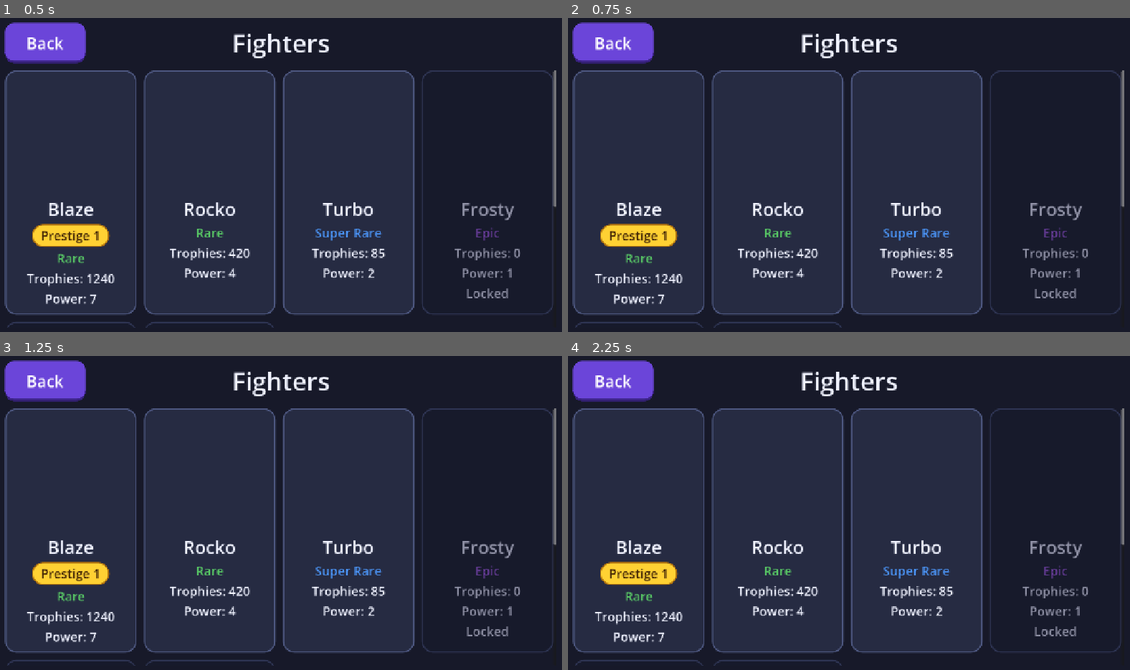
Above: before the commit, frames 1-4 (two rows, left to right).
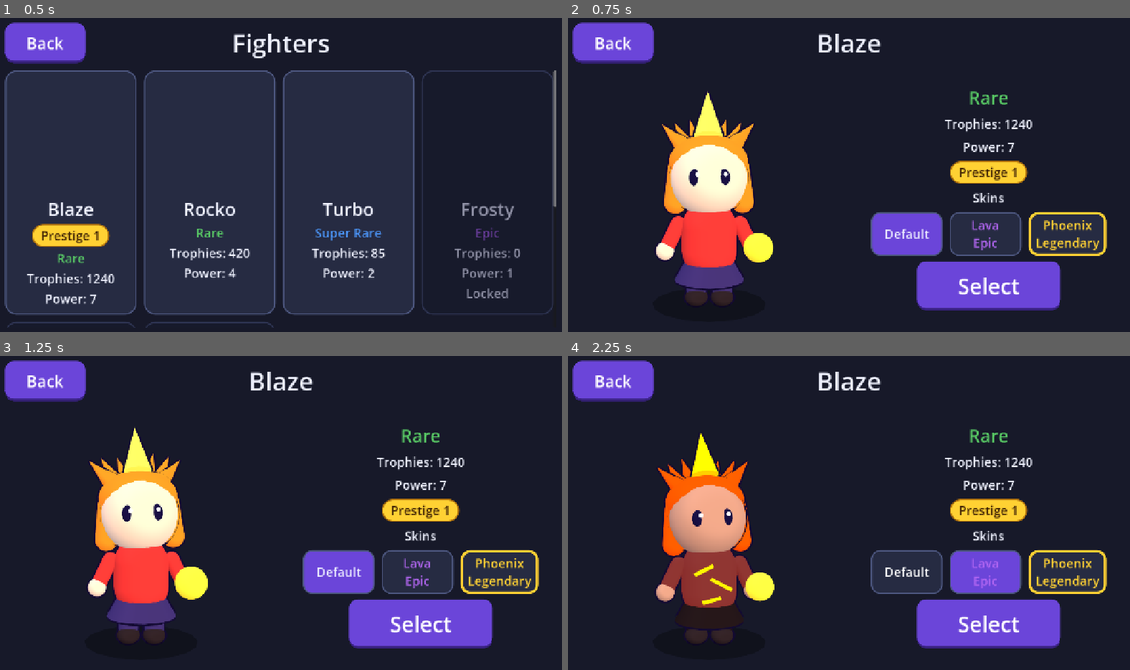
Above: after the commit, the same moments.

Repository: martinnordio/hack_star
Game: Godot game, scene res://scenes/fighter_list.tscn
Two runs of this game, one before a commit and one after it. Both use one fixed random seed, a clock stepped at 60 frames per second and the inputs below. This scene is started directly instead of the project's main scene.
Inputs (mouse positions are in pixels of both pictures, inside the frame that each line leads up to):
- Up to frame 1 (0.5 s): no input
- Up to frame 2 (0.75 s): click (641, 193) at 0.52 s
- Up to frame 3 (1.25 s): no input
- Up to frame 4 (2.25 s): click (905, 572) at 1.25 s, where only the run after the commit has a clickable "Default"; click (983, 572) at 2 s, where only the run after the commit has a clickable "Lava Epic"

Frame 1 is identical in both runs. In frame 2, 61% of the frame differs, in the area x 0-99%, y 5-99%; in frame 3, 60%; in frame 4, 60%.

Commit message:
Step 8: Fighter screen with skins and Select (#28)
Co-authored-by: Copilot <223556219+Copilot@users.noreply.github.com>

Diff:
--- a/hack_star_godot/scenes/autoload/game_state.gd
+++ b/hack_star_godot/scenes/autoload/game_state.gd
@@ -9,6 +9,8 @@
 var credits: int = 0
 var selected_fighter: String = ""
 var selected_skins: Dictionary[String, String] = {}
+## The fighter the fighter screen shows (set by the list before it opens the screen).
+var viewed_fighter: String = ""
 var entrance_played: bool = false
 ## The fighter pictures of the list, rendered once per game start (see `FighterPictures`).
 var pictures: Dictionary[String, Texture2D] = {}
@@ -25,6 +27,7 @@
 	unlocked = Fighters.start_unlocked()
 	credits = SampleProgress.CREDITS
 	selected_fighter = SampleProgress.SELECTED_FIGHTER
+	viewed_fighter = selected_fighter
 	selected_skins = {}
 	for fighter_id: String in Fighters.ids():
 		selected_skins[fighter_id] = Fighters.DEFAULT_SKIN
--- a/hack_star_godot/scenes/autoload/screens.gd
+++ b/hack_star_godot/scenes/autoload/screens.gd
@@ -5,6 +5,7 @@
 const HOME: String = "res://scenes/home.tscn"
 const ARENA: String = "res://scenes/arena.tscn"
 const FIGHTERS: String = "res://scenes/fighter_list.tscn"
+const FIGHTER: String = "res://scenes/fighter_screen.tscn"
 
 
 func go_to(path: String) -> Error:
--- a/hack_star_godot/scenes/fighter_list.gd
+++ b/hack_star_godot/scenes/fighter_list.gd
@@ -16,6 +16,7 @@
 		card.size_flags_horizontal = Control.SIZE_EXPAND_FILL
 		_grid.add_child(card)
 		card.setup(fighter_id)
+		card.opened.connect(_on_card_opened)
 	_scroll.resized.connect(_update_columns)
 	_update_columns()
 	await FighterPictures.ensure(self)
@@ -34,3 +35,8 @@
 # As many columns as fit the width, at least one.
 func _update_columns() -> void:
 	_grid.columns = maxi(1, int(_scroll.size.x / CARD_WIDTH))
+
+
+func _on_card_opened(fighter_id: String) -> void:
+	GameState.viewed_fighter = fighter_id
+	Screens.go_to(Screens.FIGHTER)
--- /dev/null
+++ b/hack_star_godot/scenes/fighter_screen.gd
@@ -0,0 +1,67 @@
+extends Control
+## The fighter screen: the fighter in 3D, its rarity, trophies, power level and Prestige, and one
+## button per skin that previews it. **Select** makes an unlocked fighter and the previewed skin
+## the home fighter; for a locked fighter it is disabled. The fighter comes from
+## `GameState.viewed_fighter`.
+
+const SKIN_BUTTON: PackedScene = preload("res://scenes/ui/skin_button.tscn")
+
+var _fighter_id: String = ""
+var _skin_id: String = ""
+
+@onready var _title: Label = $Margin/Column/Header/Title
+@onready var _body: BoxContainer = $Margin/Column/Body
+@onready var _stage: FighterStage = $Margin/Column/Body/FighterStage
+@onready var _details: Control = $Margin/Column/Body/Details
+@onready var _rarity_label: Label = $Margin/Column/Body/Details/RarityLabel
+@onready var _trophies_label: Label = $Margin/Column/Body/Details/TrophiesLabel
+@onready var _power_label: Label = $Margin/Column/Body/Details/PowerLabel
+@onready var _badge: PrestigeBadge = $Margin/Column/Body/Details/PrestigeBadge
+@onready var _skin_row: Container = $Margin/Column/Body/Details/SkinRow
+@onready var _select_button: Button = $Margin/Column/Body/Details/SelectButton
+
+
+func _ready() -> void:
+	_fighter_id = GameState.viewed_fighter
+	_skin_id = GameState.selected_skins[_fighter_id]
+	var fighter: Dictionary = Fighters.get_fighter(_fighter_id)
+	_title.text = fighter["name"]
+	_rarity_label.text = fighter["rarity"]
+	_rarity_label.add_theme_color_override("font_color", Rarity.color(fighter["rarity"]))
+	_trophies_label.text = "Trophies: %d" % GameState.trophies[_fighter_id]
+	_power_label.text = "Power: %d" % GameState.power_levels[_fighter_id]
+	_badge.show_for_trophies(GameState.trophies[_fighter_id])
+	_build_skin_buttons(fighter["skins"])
+	_stage.show_fighter(_fighter_id, _skin_id)
+	var unlocked: bool = GameState.is_unlocked(_fighter_id)
+	_select_button.disabled = not unlocked
+	_select_button.text = "Select" if unlocked else "Locked"
+	_select_button.pressed.connect(_on_select_pressed)
+	resized.connect(_arrange)
+	_arrange()
+
+
+# Wide: the fighter on the left, the details on the right. Tall: one column.
+func _arrange() -> void:
+	_body.vertical = size.x <= size.y
+
+
+func _build_skin_buttons(skins: Array) -> void:
+	var group: ButtonGroup = ButtonGroup.new()
+	for skin: Dictionary in skins:
+		var button: SkinButton = SKIN_BUTTON.instantiate()
+		button.name = String(skin["id"]).capitalize().replace(" ", "")
+		_skin_row.add_child(button)
+		button.setup(skin, group)
+		button.button_pressed = skin["id"] == _skin_id
+		button.pressed.connect(_on_skin_pressed.bind(skin["id"]))
+
+
+func _on_skin_pressed(skin_id: String) -> void:
+	_skin_id = skin_id
+	_stage.show_fighter(_fighter_id, _skin_id)
+
+
+func _on_select_pressed() -> void:
+	if GameState.select(_fighter_id, _skin_id):
+		Screens.go_home()
--- /dev/null
+++ b/hack_star_godot/scenes/fighter_screen.tscn
@@ -0,0 +1,112 @@
+[gd_scene format=3]
+
+[ext_resource type="Script" path="res://scenes/fighter_screen.gd" id="1_screen"]
+[ext_resource type="PackedScene" path="res://scenes/ui/back_button.tscn" id="2_back"]
+[ext_resource type="PackedScene" path="res://scenes/ui/fighter_stage.tscn" id="3_stage"]
+[ext_resource type="PackedScene" path="res://scenes/ui/prestige_badge.tscn" id="4_badge"]
+
+[node name="FighterScreen" type="Control"]
+layout_mode = 3
+anchors_preset = 15
+anchor_right = 1.0
+anchor_bottom = 1.0
+grow_horizontal = 2
+grow_vertical = 2
+script = ExtResource("1_screen")
+
+[node name="Background" type="Panel" parent="."]
+layout_mode = 1
+anchors_preset = 15
+anchor_right = 1.0
+anchor_bottom = 1.0
+grow_horizontal = 2
+grow_vertical = 2
+theme_type_variation = &"BackgroundPanel"
+
+[node name="Margin" type="MarginContainer" parent="."]
+layout_mode = 1
+anchors_preset = 15
+anchor_right = 1.0
+anchor_bottom = 1.0
+grow_horizontal = 2
+grow_vertical = 2
+theme_override_constants/margin_left = 24
+theme_override_constants/margin_top = 24
+theme_override_constants/margin_right = 24
+theme_override_constants/margin_bottom = 16
+
+[node name="Column" type="VBoxContainer" parent="Margin"]
+layout_mode = 2
+theme_override_constants/separation = 12
+
+[node name="Header" type="HBoxContainer" parent="Margin/Column"]
+layout_mode = 2
+
+[node name="BackButton" parent="Margin/Column/Header" instance=ExtResource("2_back")]
+layout_mode = 2
+
+[node name="Title" type="Label" parent="Margin/Column/Header"]
+layout_mode = 2
+size_flags_horizontal = 3
+theme_type_variation = &"HeadingLabel"
+text = "Fighter"
+horizontal_alignment = 1
+
+[node name="Balance" type="Control" parent="Margin/Column/Header"]
+custom_minimum_size = Vector2(180, 0)
+layout_mode = 2
+
+[node name="Body" type="BoxContainer" parent="Margin/Column"]
+layout_mode = 2
+size_flags_vertical = 3
+theme_override_constants/separation = 16
+
+[node name="FighterStage" parent="Margin/Column/Body" instance=ExtResource("3_stage")]
+custom_minimum_size = Vector2(240, 160)
+layout_mode = 2
+size_flags_horizontal = 3
+size_flags_vertical = 3
+
+[node name="Details" type="VBoxContainer" parent="Margin/Column/Body"]
+layout_mode = 2
+size_flags_horizontal = 3
+theme_override_constants/separation = 12
+alignment = 1
+
+[node name="RarityLabel" type="Label" parent="Margin/Column/Body/Details"]
+layout_mode = 2
+theme_type_variation = &"SubheadingLabel"
+text = "Rare"
+horizontal_alignment = 1
+
+[node name="TrophiesLabel" type="Label" parent="Margin/Column/Body/Details"]
+layout_mode = 2
+text = "Trophies: 0"
+horizontal_alignment = 1
+
+[node name="PowerLabel" type="Label" parent="Margin/Column/Body/Details"]
+layout_mode = 2
+text = "Power: 1"
+horizontal_alignment = 1
+
+[node name="PrestigeBadge" parent="Margin/Column/Body/Details" instance=ExtResource("4_badge")]
+layout_mode = 2
+size_flags_horizontal = 4
+
+[node name="SkinsLabel" type="Label" parent="Margin/Column/Body/Details"]
+layout_mode = 2
+text = "Skins"
+horizontal_alignment = 1
+
+[node name="SkinRow" type="HFlowContainer" parent="Margin/Column/Body/Details"]
+layout_mode = 2
+theme_override_constants/h_separation = 16
+theme_override_constants/v_separation = 16
+alignment = 1
+
+[node name="SelectButton" type="Button" parent="Margin/Column/Body/Details"]
+custom_minimum_size = Vector2(320, 110)
+layout_mode = 2
+size_flags_horizontal = 4
+theme_type_variation = &"BigButton"
+text = "Select"
--- a/hack_star_godot/scenes/ui/fighter_card.gd
+++ b/hack_star_godot/scenes/ui/fighter_card.gd
@@ -1,7 +1,10 @@
 class_name FighterCard
 extends PanelContainer
 ## One fighter in the list: picture, name, rarity, trophies, power level and Prestige badge.
-## A locked fighter is greyed out and shows a lock label.
+## A locked fighter is greyed out and shows a lock label. Pressing the card emits `opened`
+## (a button over the card, so a drag that scrolls the list does not open it).
+
+signal opened(fighter_id: String)
 
 const LOCKED_TINT: Color = Color(0.6, 0.6, 0.65)
 
@@ -14,6 +17,11 @@
 @onready var _trophies_label: Label = $Column/TrophiesLabel
 @onready var _power_label: Label = $Column/PowerLabel
 @onready var _lock_label: Label = $Column/LockLabel
+@onready var _open_button: Button = $OpenButton
+
+
+func _ready() -> void:
+	_open_button.pressed.connect(func() -> void: opened.emit(fighter_id))
 
 
 ## Fills the card from the catalogue and `GameState`.
--- a/hack_star_godot/scenes/ui/fighter_card.tscn
+++ b/hack_star_godot/scenes/ui/fighter_card.tscn
@@ -5,6 +5,8 @@
 
 [sub_resource type="CanvasItemMaterial" id="CanvasItemMaterial_premult"]
 blend_mode = 4
+
+[sub_resource type="StyleBoxEmpty" id="StyleBoxEmpty_open"]
 
 [node name="FighterCard" type="PanelContainer"]
 custom_minimum_size = Vector2(280, 0)
@@ -52,3 +54,12 @@
 layout_mode = 2
 text = "Locked"
 horizontal_alignment = 1
+
+[node name="OpenButton" type="Button" parent="."]
+layout_mode = 2
+theme_override_styles/focus = SubResource("StyleBoxEmpty_open")
+theme_override_styles/disabled = SubResource("StyleBoxEmpty_open")
+theme_override_styles/hover_pressed = SubResource("StyleBoxEmpty_open")
+theme_override_styles/hover = SubResource("StyleBoxEmpty_open")
+theme_override_styles/pressed = SubResource("StyleBoxEmpty_open")
+theme_override_styles/normal = SubResource("StyleBoxEmpty_open")
--- /dev/null
+++ b/hack_star_godot/scenes/ui/skin_button.gd
@@ -0,0 +1,48 @@
+class_name SkinButton
+extends Button
+## One skin on the fighter screen: its name and rarity (in the rarity's colour); choosing it
+## previews it. Legendary skins have a gold frame.
+
+const BACKGROUND: Color = Color(0.15, 0.17, 0.26)
+const BACKGROUND_HOVER: Color = Color(0.22, 0.25, 0.37)
+const BACKGROUND_CHOSEN: Color = Color(0.42, 0.27, 0.85)
+const BORDER: Color = Color(0.3, 0.34, 0.5)
+const BORDER_WIDTH: int = 3
+const FRAME_WIDTH: int = 6
+
+var skin_id: String = ""
+
+
+## Fills the button from a skin of the catalogue; the buttons of one `group` choose one skin.
+func setup(skin: Dictionary, group: ButtonGroup) -> void:
+	skin_id = skin["id"]
+	var rarity: String = skin["rarity"]
+	text = skin["name"] if rarity.is_empty() else "%s\n%s" % [skin["name"], rarity]
+	toggle_mode = true
+	button_group = group
+	add_theme_font_size_override("font_size", 28)
+	if not rarity.is_empty():
+		for color_name: String in ["font_color", "font_hover_color", "font_pressed_color"]:
+			add_theme_color_override(color_name, Rarity.color(rarity))
+		add_theme_color_override("font_hover_pressed_color", Rarity.color(rarity))
+	var legendary: bool = rarity == "Legendary"
+	var border: Color = Rarity.LEGENDARY_GOLD if legendary else BORDER
+	var width: int = FRAME_WIDTH if legendary else BORDER_WIDTH
+	add_theme_stylebox_override("normal", _style(BACKGROUND, border, width))
+	add_theme_stylebox_override("hover", _style(BACKGROUND_HOVER, border, width))
+	add_theme_stylebox_override("focus", _style(BACKGROUND_HOVER, border, width))
+	add_theme_stylebox_override("pressed", _style(BACKGROUND_CHOSEN, border, width))
+	add_theme_stylebox_override("hover_pressed", _style(BACKGROUND_CHOSEN, border, width))
+
+
+static func _style(background: Color, border: Color, width: int) -> StyleBoxFlat:
+	var style: StyleBoxFlat = StyleBoxFlat.new()
+	style.bg_color = background
+	style.border_color = border
+	style.set_border_width_all(width)
+	style.set_corner_radius_all(20)
+	style.content_margin_left = 16.0
+	style.content_margin_right = 16.0
+	style.content_margin_top = 10.0
+	style.content_margin_bottom = 10.0
+	return style
--- /dev/null
+++ b/hack_star_godot/scenes/ui/skin_button.tscn
@@ -0,0 +1,8 @@
+[gd_scene format=3]
+
+[ext_resource type="Script" path="res://scenes/ui/skin_button.gd" id="1_skin"]
+
+[node name="SkinButton" type="Button"]
+custom_minimum_size = Vector2(160, 90)
+text = "Default"
+script = ExtResource("1_skin")
--- a/hack_star_godot/tests/test_fighter_list.gd
+++ b/hack_star_godot/tests/test_fighter_list.gd
@@ -102,3 +102,21 @@
 	shown.queue_free()
 	await wait_process_frames(1)
 	tree.current_scene = previous
+
+
+func test_a_card_opens_its_fighter_screen() -> void:
+	var tree: SceneTree = get_tree()
+	var previous: Node = tree.current_scene
+	var placeholder: Node = Node.new()
+	tree.root.add_child(placeholder)
+	tree.current_scene = placeholder
+	var screen: Control = LIST.instantiate()
+	placeholder.add_child(screen)
+	_card(screen, "pixel").get_node("OpenButton").pressed.emit()
+	await wait_process_frames(2)
+	var shown: Node = tree.current_scene
+	assert_eq(shown.scene_file_path, Screens.FIGHTER, "a locked card can be opened too")
+	assert_eq(GameState.viewed_fighter, "pixel")
+	shown.queue_free()
+	await wait_process_frames(1)
+	tree.current_scene = previous
--- /dev/null
+++ b/hack_star_godot/tests/test_fighter_screen.gd
@@ -0,0 +1,150 @@
+extends GutTest
+
+const SCREEN: PackedScene = preload("res://scenes/fighter_screen.tscn")
+const HOME: PackedScene = preload("res://scenes/home.tscn")
+const BODY: String = "Margin/Column/Body"
+
+
+func before_each() -> void:
+	GameState.reset()
+	GameState.entrance_played = true
+
+
+func _show(fighter_id: String) -> Control:
+	GameState.viewed_fighter = fighter_id
+	var screen: Control = autofree(SCREEN.instantiate())
+	add_child(screen)
+	return screen
+
+
+func _skin_button(screen: Control, skin_name: String) -> SkinButton:
+	return screen.get_node(BODY + "/Details/SkinRow").get_node(skin_name)
+
+
+func _select(screen: Control) -> Button:
+	return screen.get_node(BODY + "/Details/SelectButton")
+
+
+## Runs `action` with a placeholder as the current scene and returns the scene it changed to.
+func _scene_after(action: Callable) -> Node:
+	var tree: SceneTree = get_tree()
+	var previous: Node = tree.current_scene
+	var placeholder: Node = Node.new()
+	tree.root.add_child(placeholder)
+	tree.current_scene = placeholder
+	action.call(placeholder)
+	await wait_process_frames(2)
+	var shown: Node = tree.current_scene
+	tree.current_scene = previous
+	return shown
+
+
+func test_shows_the_fighter_and_its_values() -> void:
+	var screen: Control = _show("blaze")
+	assert_eq(screen.get_node("Margin/Column/Header/Title").text, "Blaze")
+	assert_eq(screen.get_node(BODY + "/Details/RarityLabel").text, "Rare")
+	assert_eq(screen.get_node(BODY + "/Details/TrophiesLabel").text, "Trophies: 1240")
+	assert_eq(screen.get_node(BODY + "/Details/PowerLabel").text, "Power: 7")
+	assert_true(screen.get_node(BODY + "/Details/PrestigeBadge").visible)
+	var stage: FighterStage = screen.get_node(BODY + "/FighterStage")
+	assert_eq(stage.model.fighter_id, "blaze")
+	assert_eq(stage.model.skin_id, "default")
+
+
+func test_one_button_per_skin_with_its_rarity() -> void:
+	var screen: Control = _show("blaze")
+	var row: Node = screen.get_node(BODY + "/Details/SkinRow")
+	assert_eq(row.get_child_count(), 3)
+	assert_eq(_skin_button(screen, "Default").text, "Default")
+	assert_eq(_skin_button(screen, "Lava").text, "Lava\nEpic")
+	assert_eq(_skin_button(screen, "Phoenix").text, "Phoenix\nLegendary")
+
+
+func test_only_the_legendary_skin_has_the_gold_frame() -> void:
+	var screen: Control = _show("blaze")
+	var gold: StyleBoxFlat = _skin_button(screen, "Phoenix").get_theme_stylebox("normal")
+	assert_eq(gold.border_color, Rarity.LEGENDARY_GOLD)
+	var plain: StyleBoxFlat = _skin_button(screen, "Lava").get_theme_stylebox("normal")
+	assert_ne(plain.border_color, Rarity.LEGENDARY_GOLD)
+	assert_gt(gold.border_width_left, plain.border_width_left)
+
+
+func test_choosing_a_skin_previews_it() -> void:
+	var screen: Control = _show("blaze")
+	_skin_button(screen, "Lava").pressed.emit()
+	var stage: FighterStage = screen.get_node(BODY + "/FighterStage")
+	assert_eq(stage.model.skin_id, "lava")
+	assert_eq(GameState.selected_skins["blaze"], "default", "previewing does not choose")
+
+
+func test_starts_on_the_chosen_skin() -> void:
+	GameState.select("rocko", "crystal")
+	var screen: Control = _show("rocko")
+	assert_true(_skin_button(screen, "Crystal").button_pressed)
+	var stage: FighterStage = screen.get_node(BODY + "/FighterStage")
+	assert_eq(stage.model.skin_id, "crystal")
+
+
+func test_select_chooses_rocko_with_crystal_and_goes_home() -> void:
+	var screen: Control = HOME.instantiate()
+	var shown: Node = await _scene_after(
+		func(placeholder: Node) -> void:
+			GameState.viewed_fighter = "rocko"
+			var fighter_screen: Control = SCREEN.instantiate()
+			placeholder.add_child(fighter_screen)
+			_skin_button(fighter_screen, "Crystal").pressed.emit()
+			_select(fighter_screen).pressed.emit()
+	)
+	assert_eq(shown.scene_file_path, Screens.HOME)
+	assert_eq(GameState.selected_fighter, "rocko")
+	assert_eq(GameState.selected_skin(), "crystal")
+	shown.queue_free()
+	await wait_process_frames(1)
+	add_child(screen)
+	var stage: FighterStage = screen.get_node("Margin/Column/Body/FighterStage")
+	assert_eq(stage.model.fighter_id, "rocko")
+	assert_eq(stage.model.skin_id, "crystal")
+	screen.queue_free()
+
+
+func test_a_locked_fighter_cannot_be_selected() -> void:
+	var screen: Control = _show("pixel")
+	var button: Button = _select(screen)
+	assert_true(button.disabled)
+	assert_eq(button.text, "Locked")
+	_skin_button(screen, "Glitch").pressed.emit()
+	assert_eq(
+		(screen.get_node(BODY + "/FighterStage") as FighterStage).model.skin_id,
+		"glitch",
+		"a locked fighter can be looked at"
+	)
+	button.pressed.emit()
+	assert_eq(GameState.selected_fighter, "blaze", "the choice did not change")
+
+
+func test_the_choice_stays_after_the_arena_and_back() -> void:
+	GameState.select("turbo", "neon")
+	var shown: Node = await _scene_after(
+		func(_placeholder: Node) -> void: Screens.go_to(Screens.ARENA)
+	)
+	assert_eq(shown.scene_file_path, Screens.ARENA)
+	shown.queue_free()
+	shown = await _scene_after(func(_placeholder: Node) -> void: Screens.go_home())
+	assert_eq(shown.scene_file_path, Screens.HOME)
+	assert_eq(GameState.selected_fighter, "turbo")
+	assert_eq(GameState.selected_skin(), "neon")
+	shown.queue_free()
+	await wait_process_frames(1)
+
+
+func test_back_goes_home() -> void:
+	var shown: Node = await _scene_after(
+		func(placeholder: Node) -> void:
+			var fighter_screen: Control = SCREEN.instantiate()
+			placeholder.add_child(fighter_screen)
+			fighter_screen.get_node("Margin/Column/Header/BackButton").pressed.emit()
+	)
+	assert_eq(shown.scene_file_path, Screens.HOME)
+	assert_eq(GameState.selected_fighter, "blaze", "Back changes nothing")
+	shown.queue_free()
+	await wait_process_frames(1)
--- a/hack_star_godot/tests/test_screen_sizes.gd
+++ b/hack_star_godot/tests/test_screen_sizes.gd
@@ -4,6 +4,7 @@
 
 const HOME_SCENE: PackedScene = preload("res://scenes/home.tscn")
 const LIST_SCENE: PackedScene = preload("res://scenes/fighter_list.tscn")
+const FIGHTER_SCENE: PackedScene = preload("res://scenes/fighter_screen.tscn")
 const ARENA_SCENE: PackedScene = preload("res://scenes/arena.tscn")
 const ArenaScript: GDScript = preload("res://scenes/arena.gd")
 const SIZES: Dictionary = {
@@ -114,6 +115,30 @@
 		shown[0].queue_free()
 
 
+func test_fighter_screen_fits_every_size() -> void:
+	var paths: Array[String] = [
+		"Margin/Column/Header/BackButton",
+		"Margin/Column/Header/Title",
+		"Margin/Column/Body/FighterStage",
+		"Margin/Column/Body/Details/RarityLabel",
+		"Margin/Column/Body/Details/TrophiesLabel",
+		"Margin/Column/Body/Details/PowerLabel",
+		"Margin/Column/Body/Details/PrestigeBadge",
+		"Margin/Column/Body/Details/SkinRow/Default",
+		"Margin/Column/Body/Details/SkinRow/Lava",
+		"Margin/Column/Body/Details/SkinRow/Phoenix",
+		"Margin/Column/Body/Details/SelectButton",
+	]
+	GameState.viewed_fighter = "blaze"
+	for label: String in SIZES:
+		var size: Vector2i = SIZES[label]
+		var shown: Array = await _show_in_viewport(FIGHTER_SCENE, size)
+		var visible_rect: Rect2 = Rect2(Vector2.ZERO, _content_size(size))
+		for path: String in paths:
+			_assert_inside(shown[1].get_node(path), visible_rect, "%s %s" % [label, path])
+		shown[0].queue_free()
+
+
 func test_back_on_the_list_reacts_to_mouse_click_and_touch() -> void:
 	var shown: Array = await _show_in_viewport(LIST_SCENE, Vector2i(844, 390))
 	var button: Button = shown[1].get_node("Margin/Column/Header/BackButton")
--- a/hack_star_godot/tests/test_screens.gd
+++ b/hack_star_godot/tests/test_screens.gd
@@ -4,7 +4,7 @@
 
 
 func test_each_screen_constant_names_an_existing_scene() -> void:
-	for path: String in [Screens.HOME, Screens.ARENA, Screens.FIGHTERS]:
+	for path: String in [Screens.HOME, Screens.ARENA, Screens.FIGHTERS, Screens.FIGHTER]:
 		assert_true(ResourceLoader.exists(path), "%s exists" % path)
 		assert_true(load(path) is PackedScene, "%s is a scene" % path)
 
Not shown, added: hack_star_godot/scenes/fighter_screen.gd.uid
Not shown, added: hack_star_godot/scenes/ui/skin_button.gd.uid
Not shown, added: hack_star_godot/tests/test_fighter_screen.gd.uid
Not shown, changed: hack_star_godot/.specs/features/2026_11_12_04_basic_ui_spec.md
Not shown, changed: hack_star_godot/docs/architecture.md
